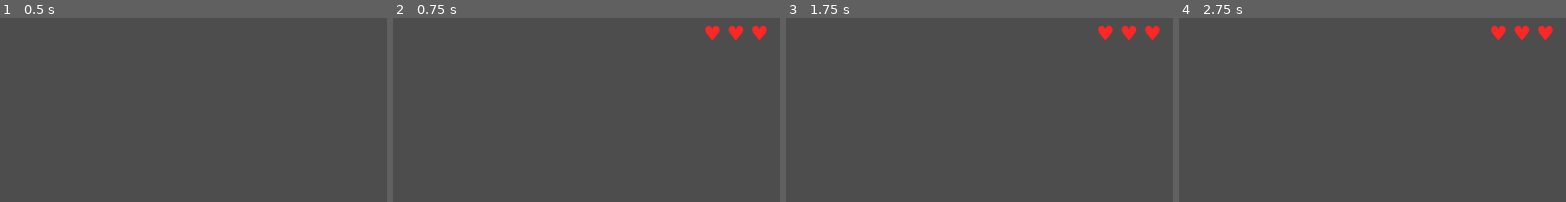
Above: before the commit, frames 1-4 (left to right).
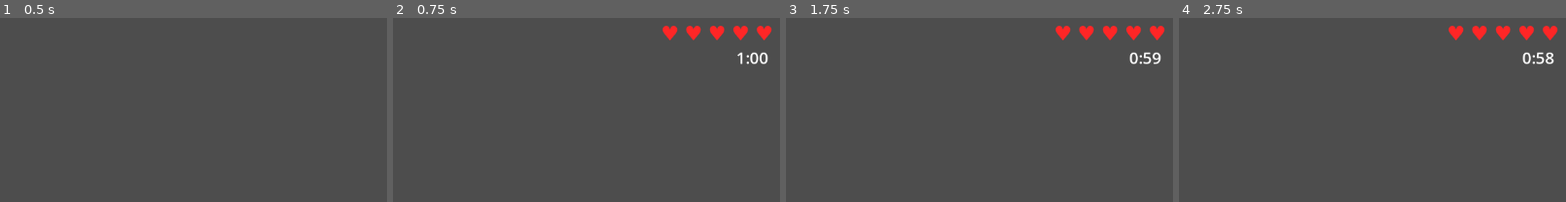
Above: after the commit, the same moments.

Repository: Solft2/Geos---Game-master
Game: Godot game, scene res://Scenes/Menu.tscn
Same seed, same stepped clock (60 frames per second), same inputs: the game is played once before the commit and once after it.
Inputs:
- Up to frame 1 (0.5 s): no input
- Up to frame 2 (0.75 s): click "Iniciar" at 0.5 s
- Up to frame 3 (1.75 s): tap Z (interact) at 1.25, 1.35 s; hold Right (ui_right) from 1.28 s (still down); tap Space (jump) at 1.52 s
- Up to frame 4 (2.75 s): keep holding Right (ui_right); tap Z (interact) at 2.1 s; tap Space (jump) at 2.27 s
The pictures show only the part of the screen within x 50-100%, y 2-52%; the shares and areas given below are measured in that part.

Frame 1 is identical in both runs. In frame 2, 1.4% of the frame differs, in the area x 69-98%, y 4-26%; in frame 3, 1.4%; in frame 4, 1.4%.

Commit message:
life system and timer

Diff:
--- a/Scenes/Main.tscn
+++ b/Scenes/Main.tscn
@@ -24,6 +24,10 @@
 
 [node name="Main" type="Node2D"]
 script = ExtResource("1")
+
+[node name="CountdownTimer" type="Timer" parent="."]
+wait_time = 60.0
+one_shot = true
 
 [node name="Player" parent="." instance=ExtResource("2")]
 position = Vector2(180, 460)
@@ -144,6 +148,19 @@
 text = "♥ ♥ ♥"
 horizontal_alignment = 2
 
+[node name="CountdownLabel" type="Label" parent="HUD"]
+anchors_preset = 1
+anchor_left = 1.0
+anchor_right = 1.0
+offset_left = -180.0
+offset_top = 54.0
+offset_right = -20.0
+offset_bottom = 84.0
+theme_override_colors/font_color = Color(1, 1, 1, 1)
+theme_override_font_sizes/font_size = 24
+text = "1:00"
+horizontal_alignment = 2
+
 [node name="ScanPanel" type="Panel" parent="HUD"]
 offset_right = 360.0
 offset_bottom = 140.0
--- a/scripts/main.gd
+++ b/scripts/main.gd
@@ -1,7 +1,7 @@
 
 extends Node2D
 
-const MAX_LIVES: int = 3
+const MAX_LIVES: int = 5
 
 var collected_items: Dictionary = {}
 var required_items: Dictionary = {
@@ -15,6 +15,7 @@
 	$Player.scan_message.connect(_on_scan_message)
 	$Player.material_collected.connect(_on_material_collected)
 	$Player.lives_changed.connect(_on_player_lives_changed)
+	$CountdownTimer.timeout.connect(_on_countdown_timeout)
 
 	$Exit.body_entered.connect(_on_exit_body_entered)
 	$Hazard.body_entered.connect(_on_hazard_body_entered)
@@ -22,12 +23,36 @@
 	$HUD/PickupDialog/CancelButton.pressed.connect(_on_pickup_canceled)
 
 	_on_player_lives_changed($Player.lives)
+	$CountdownTimer.start()
+	_update_countdown_display()
 	$HUD/ScanPanel/ScanLabel.text = (
 		"GEOS SCAN\nAproxime-se de um material e pressione Z."
 	)
 
 	hide_pickup_dialog()
 	update_inventory()
+
+
+func _process(_delta: float) -> void:
+	_update_countdown_display()
+
+
+func _update_countdown_display() -> void:
+	var seconds_left := ceili($CountdownTimer.time_left)
+	var minutes := int(seconds_left / 60)
+	var seconds := seconds_left % 60
+	$HUD/CountdownLabel.text = "%d:%02d" % [minutes, seconds]
+
+
+func _on_countdown_timeout() -> void:
+	$Player.take_damage(true)
+
+	if $Player.lives > 0:
+		$CountdownTimer.start()
+	else:
+		$HUD/CountdownLabel.text = "0:00"
+
+	_update_countdown_display()
 
 
 func _on_scan_message(message: String) -> void:
@@ -41,6 +66,9 @@
 		hearts += "♥ " if index < lives else "♡ "
 
 	$HUD/HeartsLabel.text = hearts.strip_edges()
+	if lives <= 0:
+		$CountdownTimer.stop()
+		$HUD/CountdownLabel.text = "0:00"
 
 
 func _on_hazard_body_entered(body: Node2D) -> void:
--- a/scripts/player.gd
+++ b/scripts/player.gd
@@ -8,7 +8,7 @@
 @export var speed: float = 220.0
 @export var jump_velocity: float = -380.0
 
-const MAX_LIVES: int = 3
+const MAX_LIVES: int = 5
 
 var gravity: float = 980.0
 var nearby_items: Array[Area2D] = []
@@ -91,8 +91,8 @@
 	return inventory.get(item_name, 0) > 0
 
 
-func take_damage() -> void:
-	if lives <= 0 or damage_cooldown > 0.0:
+func take_damage(ignore_cooldown: bool = false) -> void:
+	if lives <= 0 or (damage_cooldown > 0.0 and not ignore_cooldown):
 		return
 
 	lives -= 1
